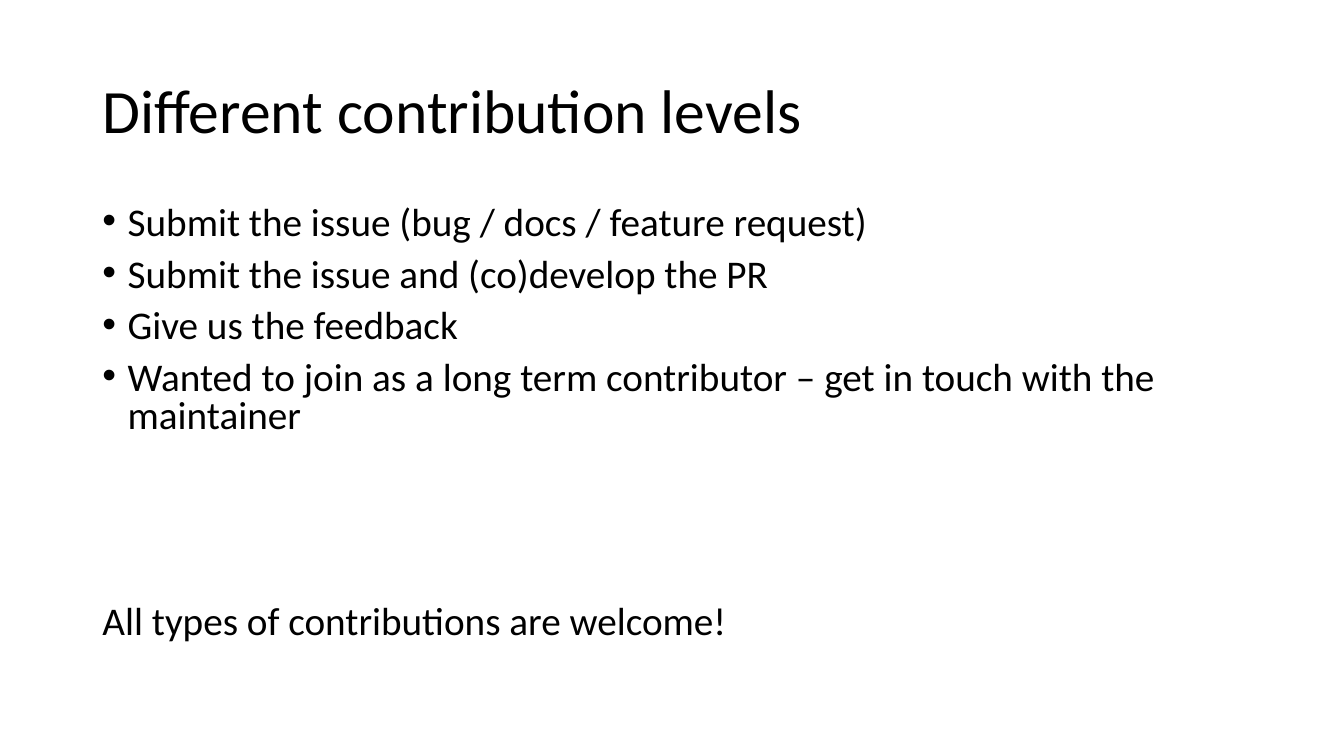
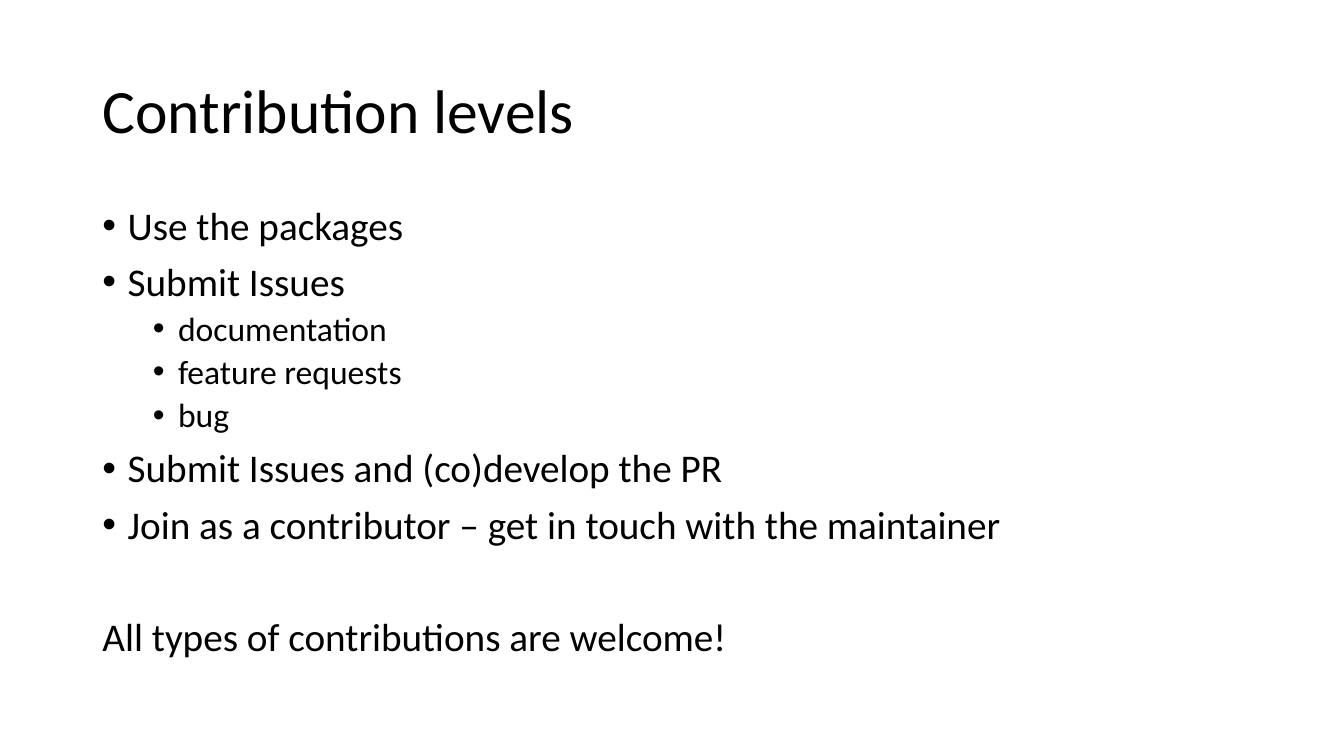
Before and after one commit to posit-conf-2023/r-pharma, a slide deck: slide 11 of 04-pharmaverse/04-Contributing_To_The_Pharmaverse.pptx (slide 6 before the commit). Drawn at 1344x756 pixels with LibreOffice and Linux fonts; fonts in the diff are those of the drawing. Boxes give left, top, right and bottom in pixels: in the first picture for what was removed or moved away, otherwise in the second. Text is boxed around its words. In the diff, an @@ line names an element or a change of style, - is before the commit and + after.

Commit message:
Add more details on contributing and giving feedback

```diff
--- a/04-pharmaverse/04-Contributing_To_The_Pharmaverse.pptx
+++ b/04-pharmaverse/04-Contributing_To_The_Pharmaverse.pptx
@@ title at [102,90,574,134]: text changed @@
-Different contribution levels
+Contribution levels
@@ text at [128,212,1000,546]: text changed @@
-• Submit the issue (bug / docs / feature request)
-• Submit the issue and (co)develop the PR
-• Give us the feedback
-• Wanted to join as a long term contributor – get in touch with the maintainer
+• Use the packages
+• Submit Issues
+  • documentation
+  • feature requests
+  • bug
+• Submit Issues and (co)develop the PR
+• Join as a contributor – get in touch with the maintainer
@@ text at [102,623,726,658]: line spacing 0.8 to 0.9 @@
```
Also in this commit, not shown: 4 other slides changed, 6 slides added, 1 slide removed.
